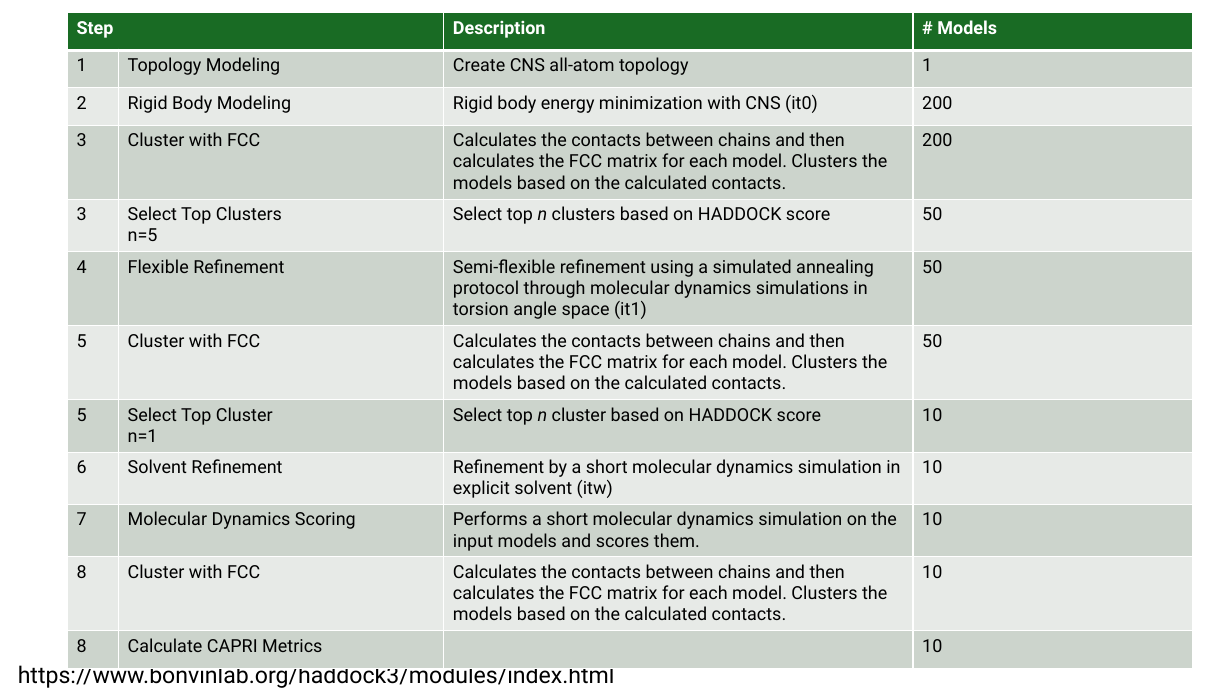
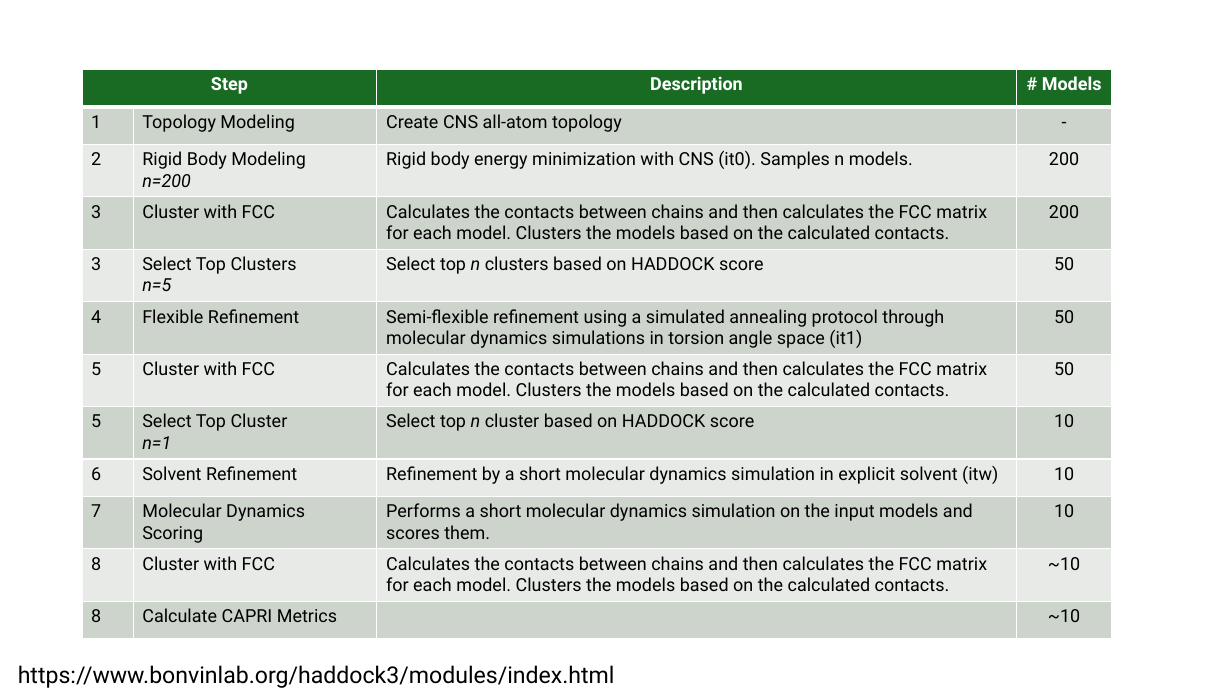
Before and after one commit to colbyford/Influenza_H5-Antibody_Predictions, a slide deck: slide 2 of figures/Workflow.pptx. Drawn at 1232x693 pixels with LibreOffice and Linux fonts; fonts in the diff are those of the drawing. Boxes give left, top, right and bottom in pixels: in the first picture for what was removed or moved away, otherwise in the second. Text is boxed around its words. In the diff, an @@ line names an element or a change of style, - is before the commit and + after.

```diff
--- a/figures/Workflow.pptx
+++ b/figures/Workflow.pptx
@@ table at [82, 69, 1113, 639] @@
-row 2, column 4: 1
+row 2, column 4: -
-row 3, column 2: Rigid Body Modeling
+row 3, column 2: Rigid Body Modeling / n=200
-row 3, column 3: Rigid body energy minimization with CNS (it0)
+row 3, column 3: Rigid body energy minimization with CNS (it0). Samples n models.
-row 11, column 4: 10
+row 11, column 4: ~10
-row 12, column 4: 10
+row 12, column 4: ~10
@@ italic on in "n=5", "n=1" @@
@@ alignment left to centre @@
@@ table: place and size @@
-table at [67, 13, 1192, 668]
+table at [82, 69, 1113, 639]
```
